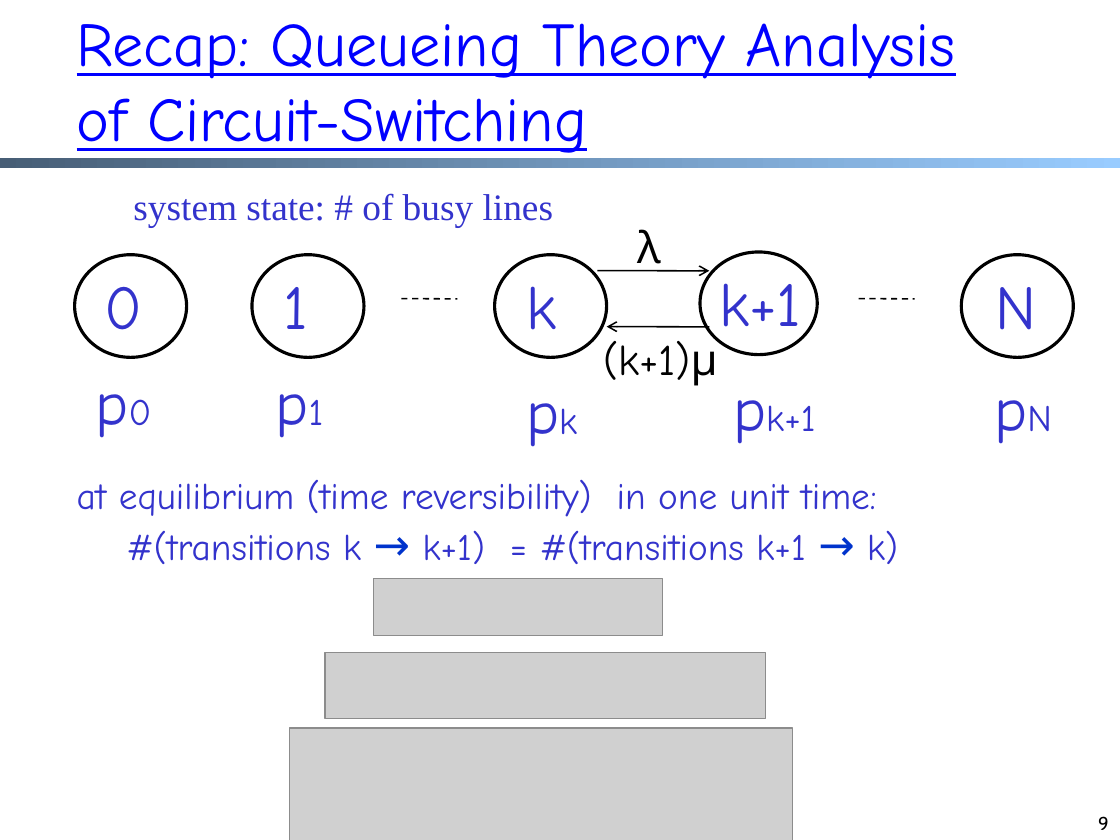
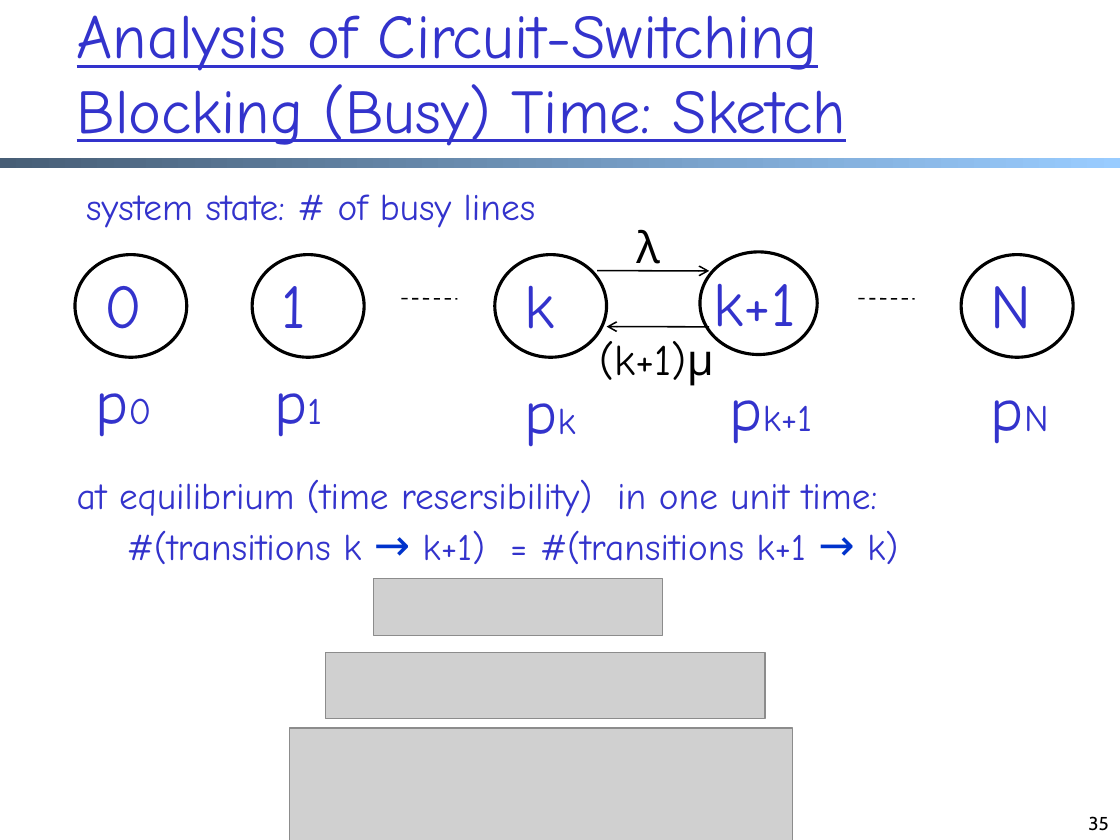
Before and after one commit to xiangq27/xiangq27.github.io, a slide deck: slide 35 of courses/cnns-xmuf21/files/lectures/architecture.pptx (slide 9 before the commit). Drawn at 1120x840 pixels with LibreOffice and Linux fonts; fonts in the diff are those of the drawing; grey boxes stand for pictures. Boxes give left, top, right and bottom in pixels: in the first picture for what was removed or moved away, otherwise in the second. Text is boxed around its words. In the diff, an @@ line names an element or a change of style, - is before the commit and + after.

```diff
--- a/courses/cnns-xmuf21/files/lectures/architecture.pptx
+++ b/courses/cnns-xmuf21/files/lectures/architecture.pptx
@@ title at bbox=[77, 15, 846, 146]: text changed; text colour #0000FF to #3333CC @@
-Recap: Queueing Theory Analysis of Circuit-Switching
+Analysis of Circuit-Switching Blocking (Busy) Time: Sketch
@@ text "system state: # of busy ...": place and size @@
-text "system state: # of busy ..." at bbox=[133, 193, 553, 227]
+text "system state: # of busy ..." at bbox=[86, 194, 536, 228]
@@ text "system state: # of busy ..." at bbox=[86, 194, 536, 228]: font Times New Roman to Comic Neue; alignment centre to left @@
@@ size 40 to 39.9 pt; alignment centre to left in 4 elements at bbox=[282, 286, 307, 328], bbox=[991, 286, 1032, 329], bbox=[714, 283, 796, 346], bbox=[524, 285, 554, 329] @@
@@ text "(k+1)μ" at bbox=[599, 337, 714, 386]: size 28 to 27.9 pt; alignment centre to left @@
@@ text "p1" at bbox=[263, 357, 336, 444]: size 40 to 39.9 pt in "p1"; alignment centre to left @@
@@ text "pk" at bbox=[513, 366, 589, 452]: size 40 to 39.9 pt in "pk"; alignment centre to left @@
@@ text "pk+1" at bbox=[763, 405, 812, 431]: size 40 to 39.9 pt in "pk+1"; alignment centre to left @@
@@ text "pN" at bbox=[980, 364, 1066, 450]: size 40 to 39.9 pt in "pN"; alignment centre to left @@
@@ text at bbox=[77, 480, 898, 564]: text changed @@
-at equilibrium (time reversibility) in one unit time:
-#(transitions k → k+1) = #(transitions k+1 → k)
+at equilibrium (time resersibility) in one unit time:
+#(transitions k → k+1) = #(transitions k+1 → k)
@@ page number at bbox=[1088, 816, 1108, 831]: text changed @@
-9
+35
```
Also in this commit, not shown: 34 other slides changed, 28 slides added, 4 other files.
